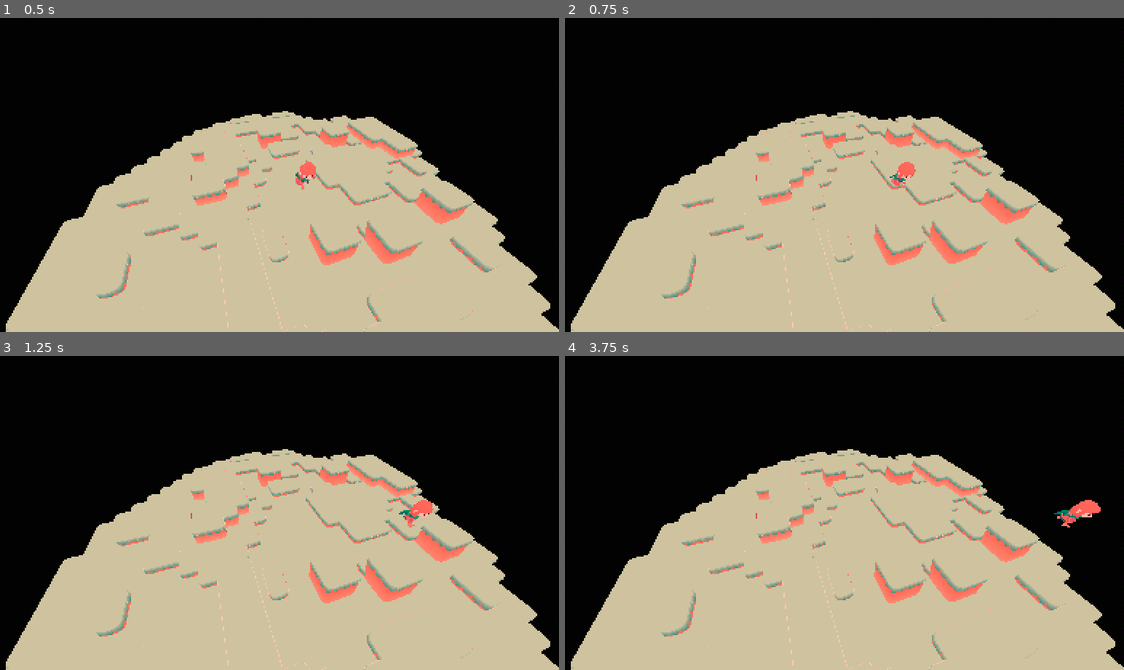
Above: before the commit, frames 1-4 (two rows, left to right).
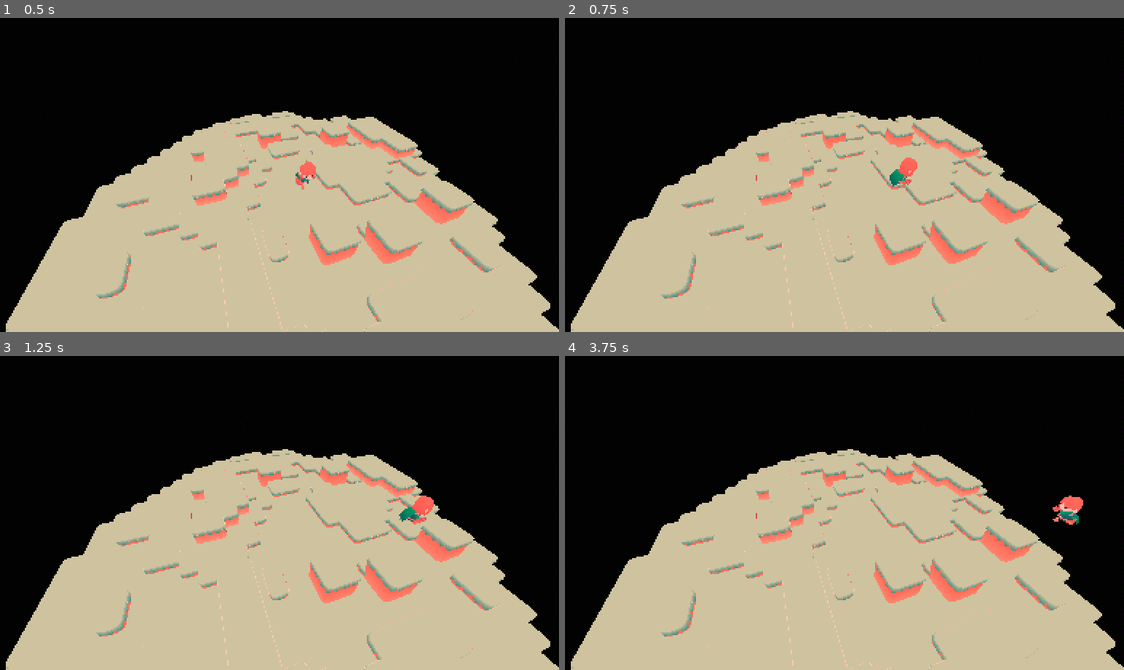
Above: after the commit, the same moments.

Repository: wickworks/jellyfishquarium
Game: Godot game, scene res://main3d.tscn
The game is run twice, just before and just after one commit, with the same random seed, the same clock (stepped at 60 frames per second) and the same inputs.
Inputs (mouse positions are in pixels of both pictures, inside the frame that each line leads up to):
- Up to frame 1 (0.5 s): no input
- Up to frame 2 (0.75 s): tap Enter (ui_accept) at 0.5 s; move the mouse to (967, 159) at 0.52 s; hold D (Move right) from 0.53 s (still down); click (967, 159) at 0.6 s
- Up to frame 3 (1.25 s): keep holding D (Move right); tap Space (Jump) at 0.77 s
- Up to frame 4 (3.75 s): move the mouse to (732, 528) at 1.27 s; release D (Move right) at 1.28 s; hold S (Move down) 1.28-2.03 s; right-click (732, 528) at 1.35 s; tap Space (Jump) at 1.52, 3.02 s; move the mouse to (900, 443) at 2.02 s; hold D (Move right) 2.03-2.78 s; click (900, 443) at 2.1 s; tap Enter (ui_accept) at 2.75 s; move the mouse to (816, 575) at 2.77 s; hold W (Move up) 2.78-3.53 s; right-click (816, 575) at 2.85 s; move the mouse to (1012, 560) at 3.52 s; hold A (Move left) from 3.53 s (still down); click (1012, 560) at 3.6 s

Frame 1 is identical in both runs. In frame 2, 0.2% of the frame differs, in the area x 58-64%, y 44-54%; in frame 3, 0.2%; in frame 4, 0.5%, in the area x 87-96%, y 44-55%.

Commit message:
actual movement

Diff:
--- a/entity/player_3d.gd
+++ b/entity/player_3d.gd
@@ -24,7 +24,7 @@
 	var input_dir = Input.get_vector("Move left", "Move right", "Move up", "Move down")
 
 	var direction = (transform.basis * Vector3(input_dir.x, 0, input_dir.y)).normalized().rotated(Vector3.UP, %Camera.rotation.y)
-	#look_at(global_position - direction)
+	$Rogue.look_at(global_position - direction)
 
 	if direction:
 		velocity.x = direction.x * SPEED
